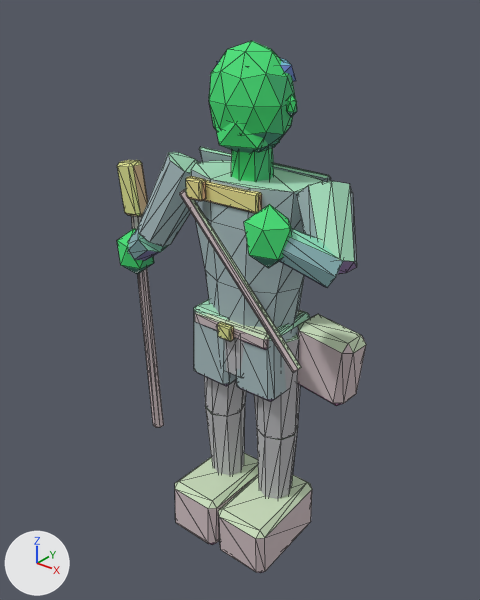
What one commit did to the glTF model assets/exports/npc/npc_scout_react_v01.glb.
The view is the same before and after, from a 50 mm lens placed at (1.4, -1.82, 2.21), pointed at (-0.06, 0.01, 1.08). Arrows for +X, +Y and +Z are at lower left; the lights stay in place. The first picture is the older version. Mesh edges are drawn as thin lines. Vertices at exactly the same position are counted once.

In view in the first picture: 'GEO_npc_scout_react_v01'.
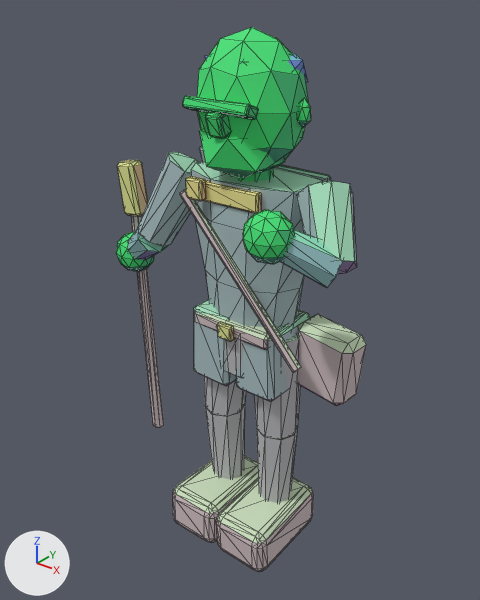
Pixel boxes [x1, y1, x2, y2] of what changed, in the pictures (480 x 600 px):
'GEO_npc_scout_react_v01', reshaped
    before: [117, 41, 366, 573]
    after: [116, 27, 366, 572]
part 1 of me_geo_npc_scout_react_v01, added (green)
    after: [116, 232, 154, 272]
part 2 of me_geo_npc_scout_react_v01, added (green)
    after: [243, 210, 294, 264]
part 3 of me_geo_npc_scout_react_v01, added (green)
    after: [197, 27, 309, 173]
part 4 of me_geo_npc_scout_react_v01, added (green)
    after: [200, 129, 285, 178]
part 5 of me_geo_npc_scout_react_v01, added
    after: [297, 98, 311, 128]
part 6 of me_geo_npc_scout_react_v01, added
    after: [205, 53, 308, 82]
part 7 of me_geo_npc_scout_react_v01, rebuilt
    before: [175, 453, 258, 544]
    after: [173, 455, 258, 543]
part 8 of me_geo_npc_scout_react_v01, rebuilt
    before: [218, 475, 312, 573]
    after: [216, 477, 314, 572]
part 9 of me_geo_npc_scout_react_v01, added (green)
    after: [183, 96, 258, 119]
part 10 of me_geo_npc_scout_react_v01, added (green)
    after: [205, 112, 230, 138]
part 11 of me_geo_npc_scout_react_v01, deleted (green)
    before: [244, 204, 292, 268]
part 12 of me_geo_npc_scout_react_v01, deleted
    before: [287, 95, 297, 117]
part 13 of me_geo_npc_scout_react_v01, deleted (green)
    before: [117, 228, 154, 274]
part 14 of me_geo_npc_scout_react_v01, deleted
    before: [217, 58, 296, 81]
part 15 of me_geo_npc_scout_react_v01, built on (mostly hidden afterwards)
    before: [209, 41, 296, 182]
    after: [231, 168, 274, 182]
part 16 of me_geo_npc_scout_react_v01, recoloured
    both: [136, 214, 353, 353]

Diff of the bpy script that builds the scene:
```diff
--- a/assets/exports/npc/npc_scout_react_v01.glb.py
+++ b/assets/exports/npc/npc_scout_react_v01.glb.py
@@ me_geo_npc_scout_react_v01 @@
-me_geo_npc_scout_react_v01.from_pydata(...)  # 614 vertices, 1104 faces; spans x -0.67..0.48, y -0.31..0.22, z -0.01..2.02
+me_geo_npc_scout_react_v01.from_pydata(...)  # 930 vertices, 1728 faces; spans x -0.67..0.48, y -0.32..0.22, z 0.0..2.06
+# me_geo_npc_scout_react_v01 part 1: a new loose piece, an icosphere of 80 faces spanning x -0.67..-0.51, y -0.12..0.04, z 1.07..1.25, in mat_mat_npc_indexed
+# me_geo_npc_scout_react_v01 part 2: a new loose piece, an icosphere of 80 faces spanning x 0.17..0.33, y -0.32..-0.16, z 1.39..1.57, in mat_mat_npc_indexed
+# me_geo_npc_scout_react_v01 part 3: a new loose piece, an icosphere of 80 faces spanning x -0.2..0.2, y -0.18..0.16, z 1.59..2.06, in mat_mat_npc_indexed
+# me_geo_npc_scout_react_v01 part 4: a new loose piece, an icosphere of 20 faces spanning x -0.15..0.15, y -0.19..0.08, z 1.58..1.81, in mat_mat_npc_indexed
+# me_geo_npc_scout_react_v01 part 5: a new loose piece, an icosphere of 20 faces spanning x 0.179..0.231, y -0.024..0.016, z 1.77..1.865, in mat_mat_npc_indexed
+# me_geo_npc_scout_react_v01 part 6: a new loose piece, an icosphere of 20 faces spanning x -0.18..0.18, y -0.13..0.16, z 1.85..2.02, in mat_mat_npc_indexed
+# me_geo_npc_scout_react_v01 part 7: the loose piece of 24 vertices spanning x -0.24..0.0, y -0.25..0.14, z -0.01..0.24 is rebuilt with 96 vertices and now spans x -0.25..0.0, y -0.26..0.15, z 0.0..0.22
+# me_geo_npc_scout_react_v01 part 8: the loose piece of 24 vertices spanning x 0.0..0.24, y -0.24..0.15, z -0.01..0.24 is rebuilt with 96 vertices and now spans x 0.0..0.25, y -0.25..0.16, z 0.0..0.22
+# me_geo_npc_scout_react_v01 part 9: a new loose piece of 56 vertices spanning x -0.13..0.13, y -0.21..-0.14, z 1.81..1.86, in mat_mat_npc_indexed
+# me_geo_npc_scout_react_v01 part 10: a new loose piece of 56 vertices spanning x -0.03..0.03, y -0.21..-0.15, z 1.74..1.83, in mat_mat_npc_indexed
+# me_geo_npc_scout_react_v01 part 11: the loose piece of 12 vertices spanning x 0.17..0.33, y -0.31..-0.17, z 1.37..1.59 is deleted
+# me_geo_npc_scout_react_v01 part 12: the loose piece of 12 vertices spanning x 0.14..0.18, y -0.02..0.01, z 1.8..1.87 is deleted
+# me_geo_npc_scout_react_v01 part 13: the loose piece of 12 vertices spanning x -0.67..-0.51, y -0.11..0.03, z 1.05..1.27 is deleted
+# me_geo_npc_scout_react_v01 part 14: the loose piece of 12 vertices spanning x -0.14..0.14, y -0.09..0.13, z 1.87..1.99 is deleted
+# me_geo_npc_scout_react_v01 part 15
+# 54 vertices are removed from x -0.15..0.15, y -0.14..0.12, z 1.66..2.02
+# 100 faces are deleted
+# 8 vertices in x -0.07..0.07, y -0.07..0.07, z 1.7 move by (0.0, 0.0, -0.04)
+# me_geo_npc_scout_react_v01 part 16: 6 kept faces spanning x -0.66..0.44, y -0.06..0.15, z 0.78..1.54 get new vertex colours
+# other edits to the shape of me_geo_npc_scout_react_v01 do not show in these pictures
 me_geo_npc_scout_react_v01.materials.append(mat_mat_npc_indexed)
```
